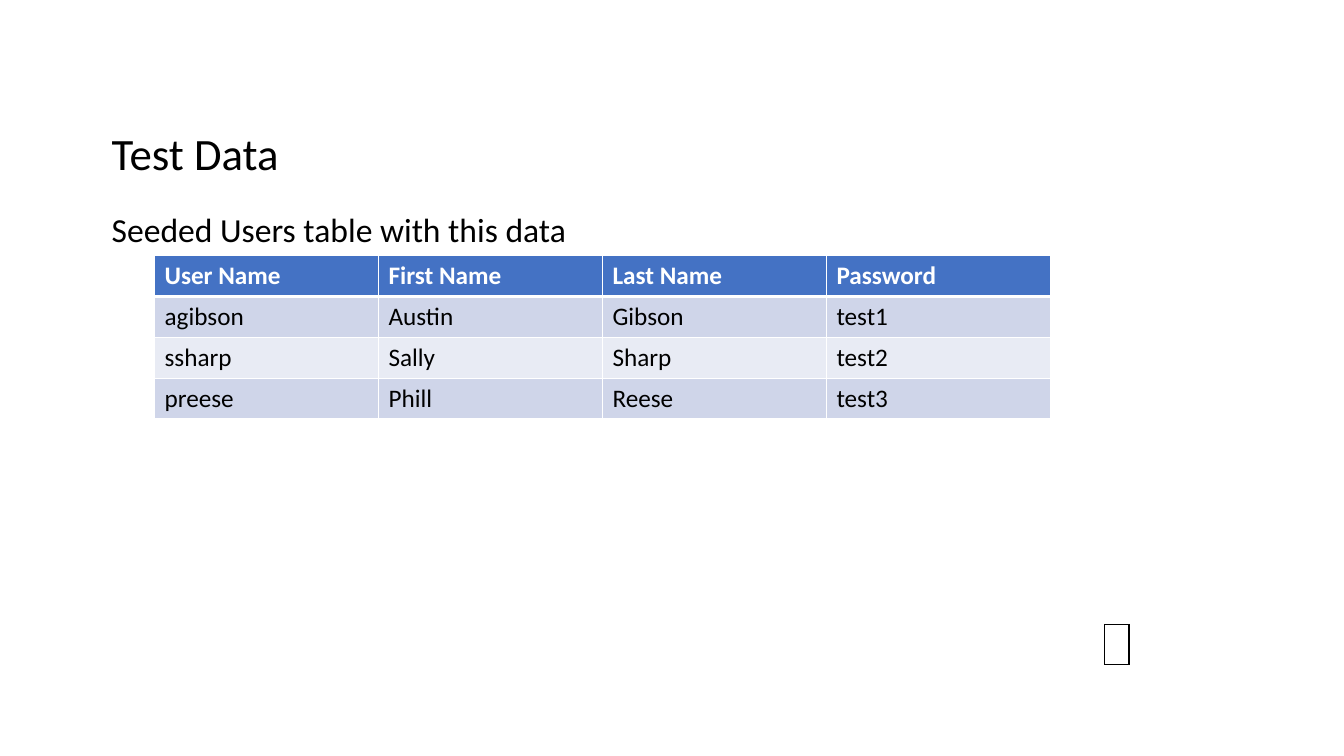
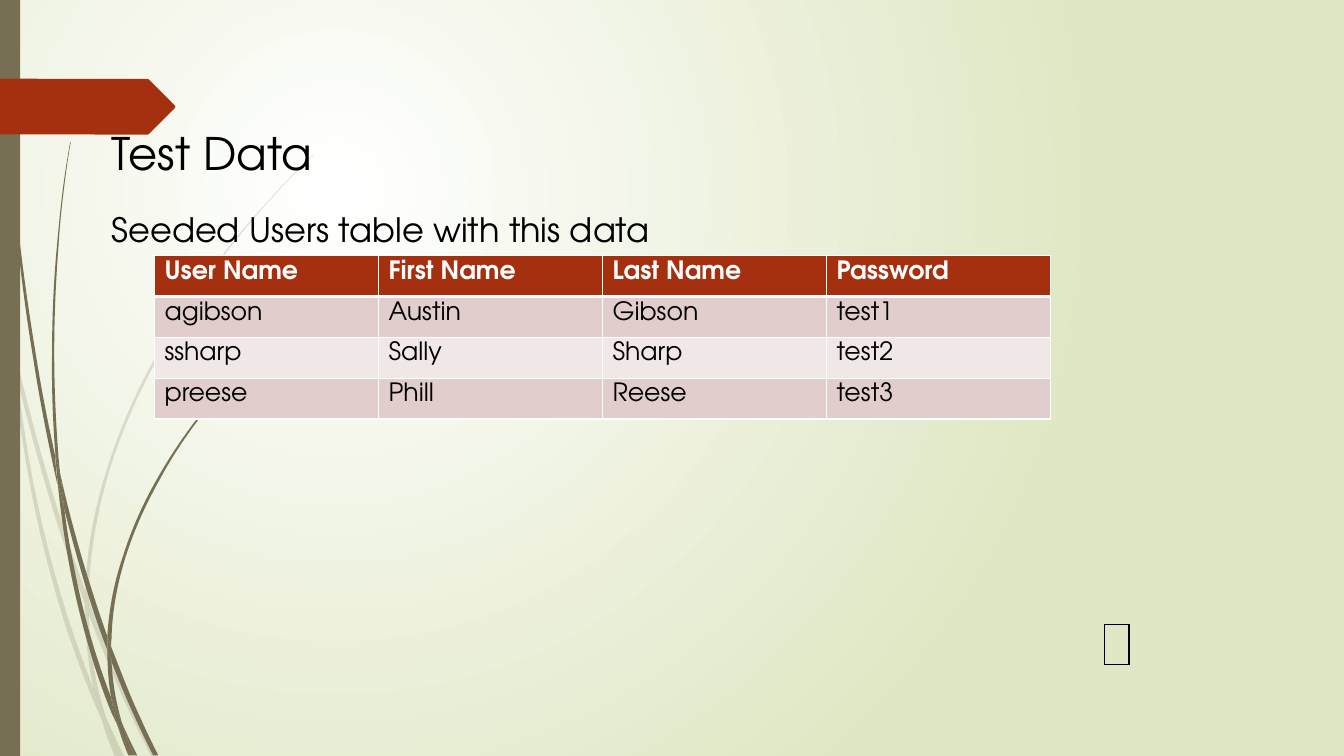
Before and after one commit to Ushaswini/Homework01-Group5, a slide deck: slide 8 of LocationAwareMessageMeApp.pptx. Drawn at 1344x756 pixels with LibreOffice and Linux fonts; fonts in the diff are those of the drawing. Boxes give left, top, right and bottom in pixels: in the first picture for what was removed or moved away, otherwise in the second. Text is boxed around its words. In the diff, an @@ line names an element or a change of style, - is before the commit and + after.

```diff
--- a/LocationAwareMessageMeApp.pptx
+++ b/LocationAwareMessageMeApp.pptx
@@ background #FFFFFF to gradient #FFFFFF to #DFE8C4 @@
@@ rectangle added at (0, 0, 20, 756), fill #766F54 @@
@@ freeform shape added at (0, 79, 175, 134), fill #A53010 @@
@@ text "Test Data" at (112, 123, 649, 259): font Calibri to TeX Gyre Adventor @@
@@ table at (154, 255, 1050, 418) @@
@@ fill #4472C4 to #A53010 in row 1 @@
@@ fill #CFD5EA to #E1CDCC in 8 cells @@
@@ fill #E9EBF5 to #F0E8E7 in row 3 @@
@@ font Calibri to TeX Gyre Adventor @@
@@ group added at (0, 154, 315, 756): 10 freeform shapes @@
@@ group added at (3, 0, 262, 756): 12 freeform shapes @@
```
Also in this commit, not shown: 9 other slides changed.
